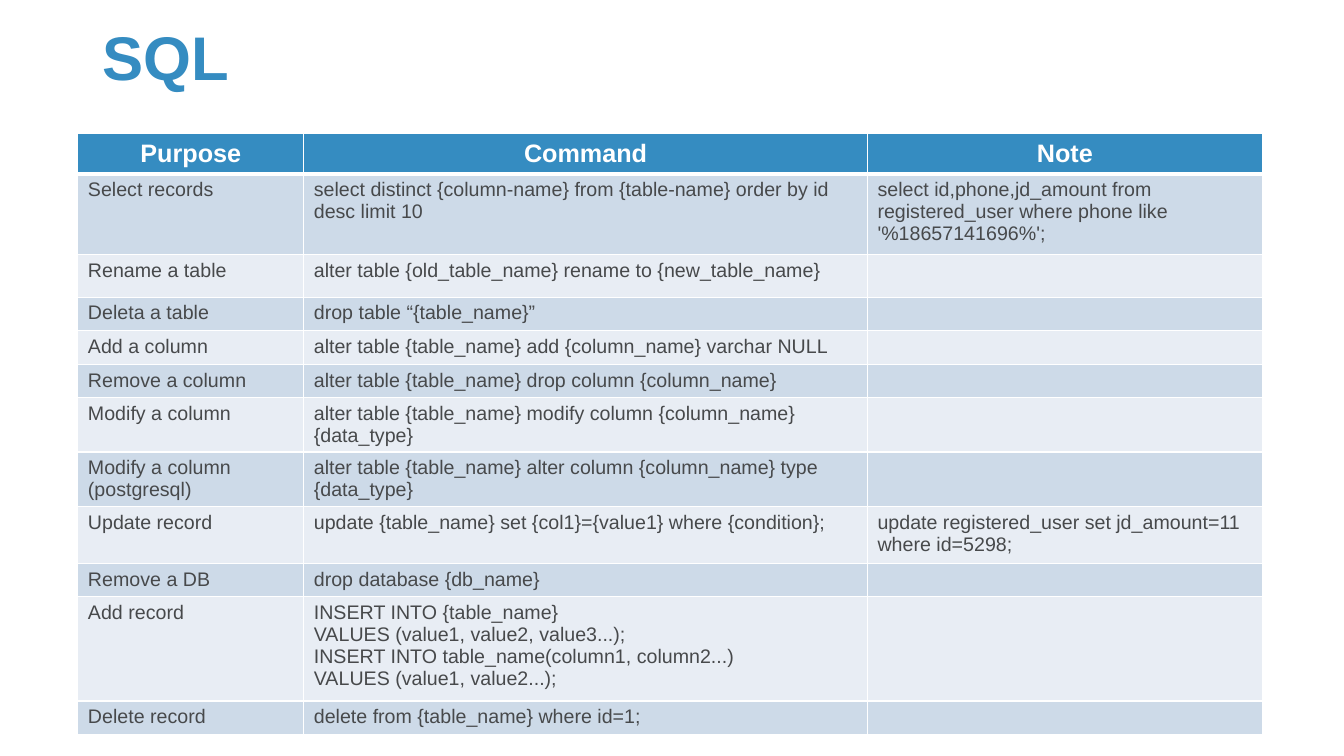
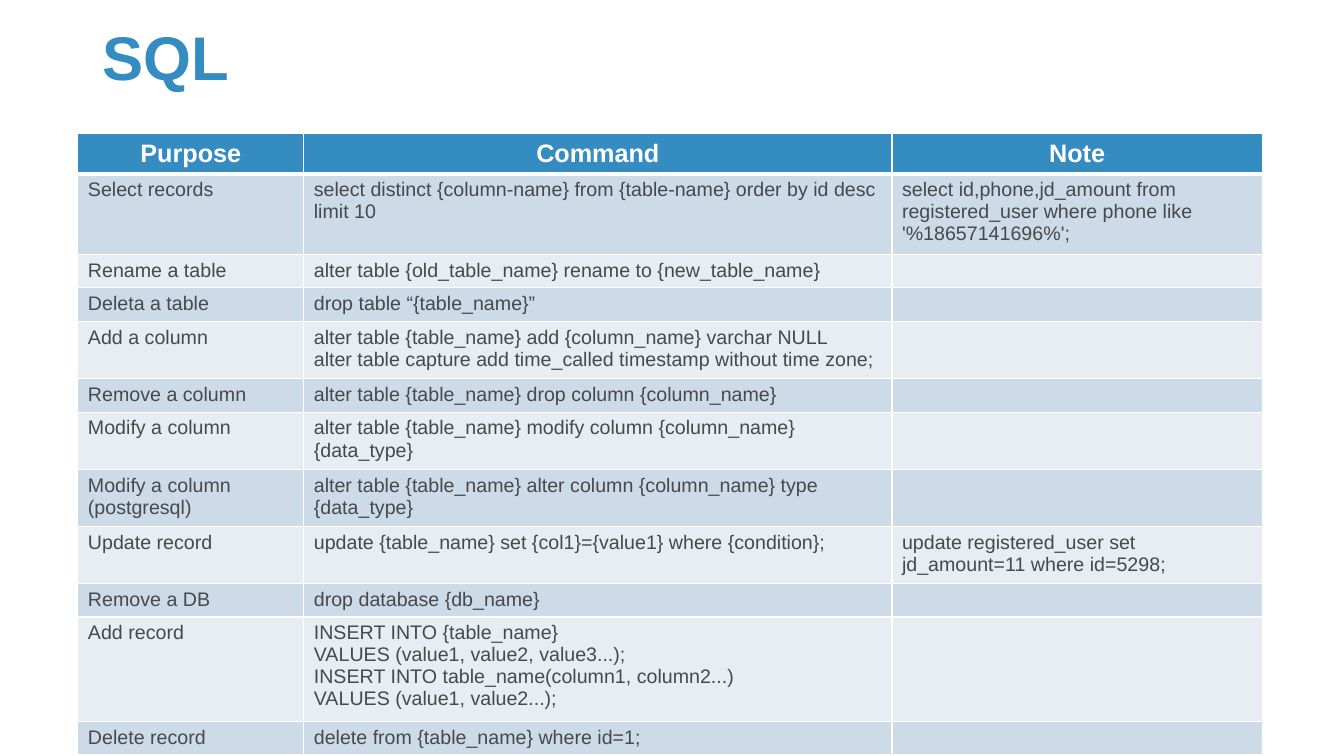
Before and after one commit to Sparks-Lu/TechNotes, a slide deck: slide 2 of Misc/DB-Notes.pptx. Drawn at 1344x756 pixels with LibreOffice and Linux fonts; fonts in the diff are those of the drawing; background and template pictures are left out. Boxes give left, top, right and bottom in pixels: in the first picture for what was removed or moved away, otherwise in the second. Text is boxed around its words. In the diff, an @@ line names an element or a change of style, - is before the commit and + after.

```diff
--- a/Misc/DB-Notes.pptx
+++ b/Misc/DB-Notes.pptx
@@ table at [78,133,1262,755] @@
-row 5, column 2: alter table {table_name} add {column_name} varchar NULL
+row 5, column 2: alter table {table_name} add {column_name} varchar NULL / alter table capture add time_called timestamp without time zone;
```
Also in this commit, not shown: 1 other slide changed, 2 slides added, 3 other files.
